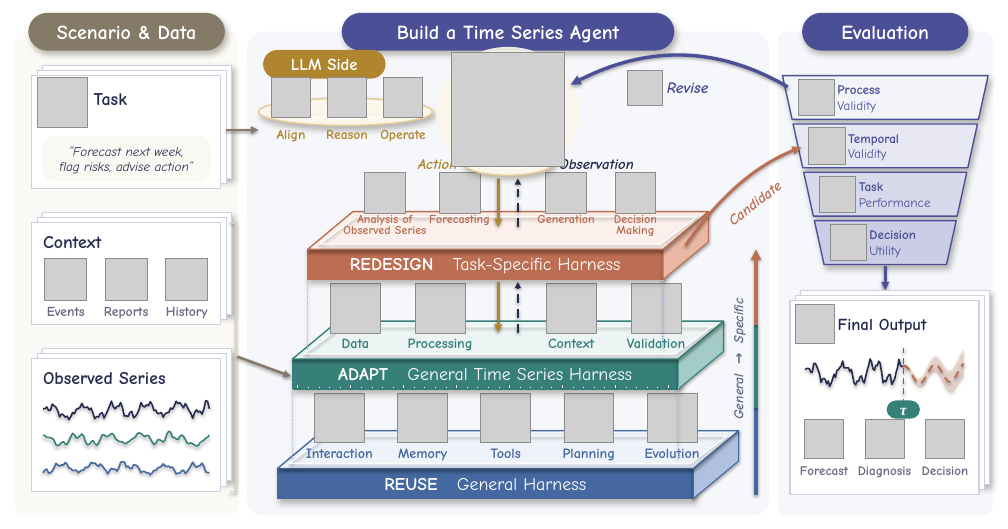
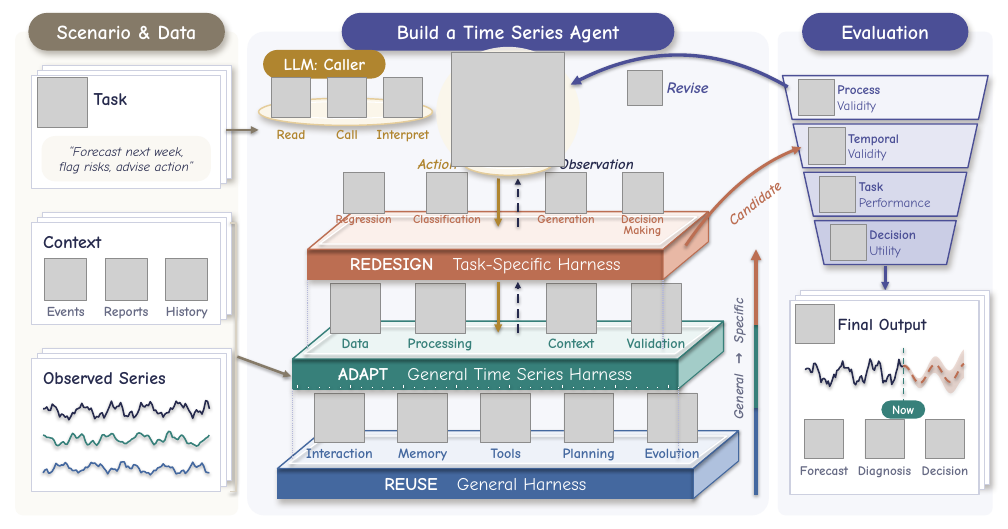
Before and after one commit to Minions-Land/Time-Series-Agents-Survey, a slide deck: slide 1 of artifacts/overview_flow_20261106/V7_Atelier_Build.pptx. Drawn at 1008x529 pixels with LibreOffice and Linux fonts; fonts in the diff are those of the drawing; grey boxes stand for pictures. Boxes give left, top, right and bottom in pixels: in the first picture for what was removed or moved away, otherwise in the second. Text is boxed around its words. In the diff, an @@ line names an element or a change of style, - is before the commit and + after.

```diff
--- a/artifacts/overview_flow_20261106/V7_Atelier_Build.pptx
+++ b/artifacts/overview_flow_20261106/V7_Atelier_Build.pptx
@@ text in rounded rectangle at bbox=[284, 58, 365, 70]: text changed @@
-LLM Side
+LLM: Caller
@@ text at bbox=[277, 130, 306, 139]: text changed @@
-Align
+Read
@@ text at bbox=[336, 130, 358, 139]: text changed @@
-Reason
+Call
@@ text at bbox=[377, 127, 430, 142]: text changed @@
-Operate
+Interpret
@@ picture added at bbox=[343, 172, 384, 213] @@
@@ picture: place and size @@
-picture at bbox=[364, 172, 405, 213]
+picture at bbox=[426, 172, 467, 213]
@@ picture removed at bbox=[439, 172, 480, 213] @@
@@ picture: place and size @@
-picture at bbox=[616, 172, 656, 213]
+picture at bbox=[622, 172, 663, 213]
@@ text at bbox=[336, 212, 392, 226]: text changed @@
-Analysis of
-Observed Series
+Regression
@@ text at bbox=[413, 212, 481, 223]: text changed @@
-Forecasting
+Classification
@@ text "Decision": place and size @@
-text "Decision" at bbox=[614, 212, 657, 236]
+text "Decision" at bbox=[621, 212, 664, 236]
@@ rounded rectangle "Now": place and size @@
-rounded rectangle "Now" at bbox=[887, 401, 920, 419]
+rounded rectangle "Now" at bbox=[882, 401, 926, 419]
@@ text in rounded rectangle at bbox=[892, 405, 914, 419]: text changed; size 15 to 12 pt; font Times New Roman to Comic Neue; italic off @@
-τ
+Now
```
Also in this commit, not shown: 32 other files.
